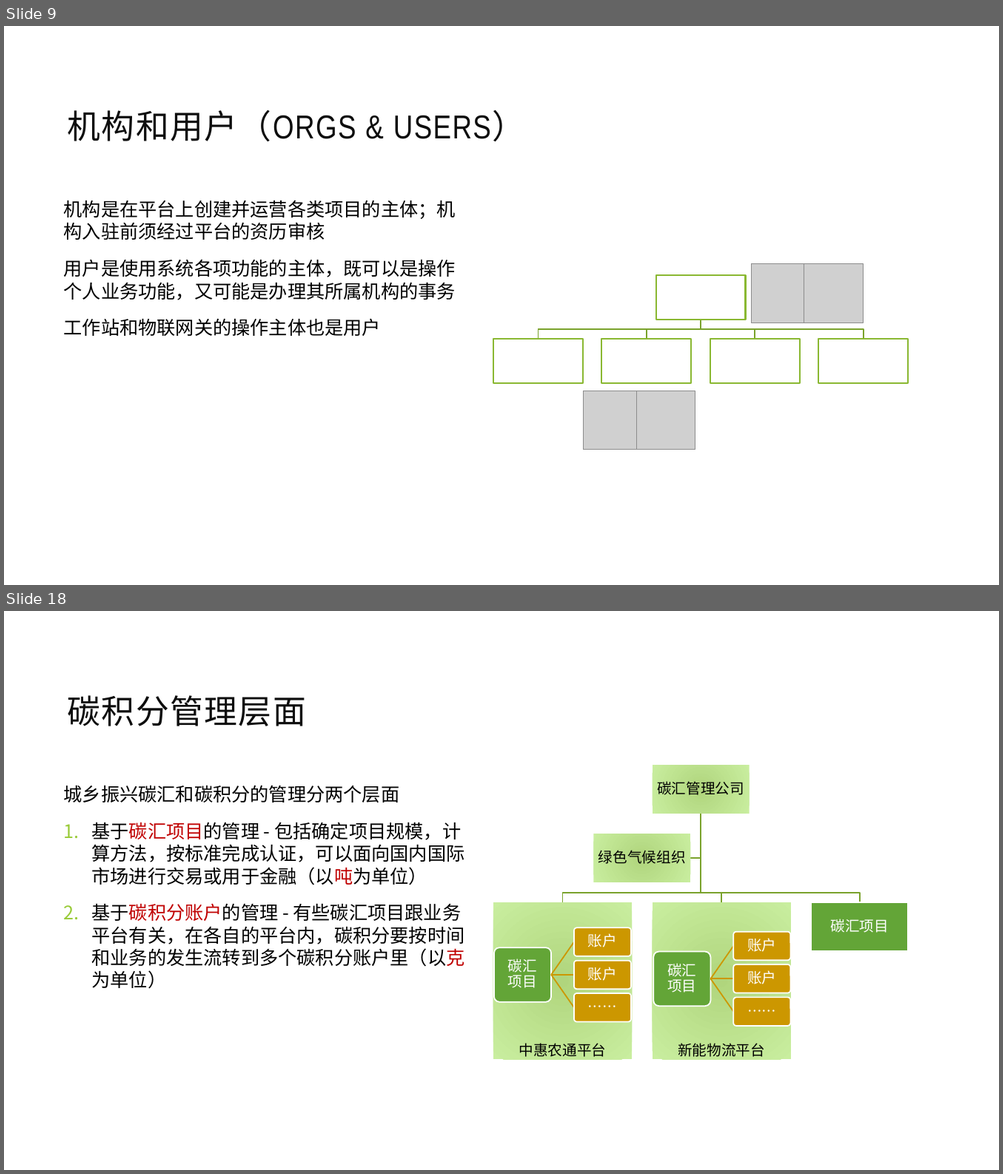
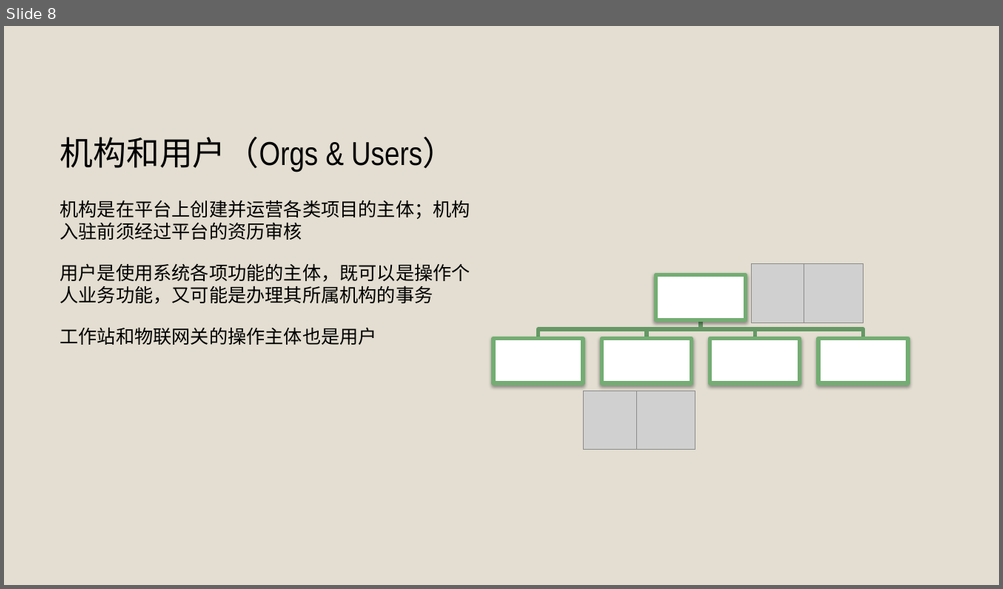
Before and after one commit to jzgi/chainfx, a slide deck: Docs/品链框架.pptx. Shown one above the other, each under a label of ours: slides 9 and 18 before the commit, slide 8 after it; the slides between them are not shown. The pictures are 1003x1174 and 1003x589 pixels, drawn with LibreOffice and Linux fonts; fonts in the diff are those of the drawing; grey boxes stand for pictures. Boxes give left, top, right and bottom in pixels: in the first picture for what was removed or moved away, otherwise in the second. Text is boxed around its words. In the diff, an @@ line names an element or a change of style, - is before the commit and + after.

```diff
--- a/Docs/品链框架.pptx
+++ b/Docs/品链框架.pptx
@@ slide 18 removed at bbox=[4, 611, 999, 1170], background #FFFFFF @@
@@ title removed at bbox=[68, 695, 306, 726] @@
-碳积分管理层面
@@ text removed at bbox=[64, 785, 464, 989] @@
-城乡振兴碳汇和碳积分的管理分两个层面
-1. 基于碳汇项目的管理 - 包括确定项目规模，计算方法，按标准完成认证，可以面向国内国际市场进行交易或用于金融（以吨为单位）
-2. 基于碳积分账户的管理 - 有些碳汇项目跟业务平台有关，在各自的平台内，碳积分要按时间和业务的发生流转到多个碳积分账户里（以克为单位）
@@ group removed at bbox=[493, 766, 908, 1059]: 5 rectangles, 5 texts, 4 freeform shapes @@
-碳汇管理公司
-中惠农通平台
-新能物流平台
-碳汇项目
-绿色气候组织
@@ group removed at bbox=[494, 928, 632, 1022]: 4 rounded rectangles, 4 texts, 3 freeform shapes @@
-碳汇
-项目
-账户
-账户
-……
@@ group removed at bbox=[653, 932, 791, 1026]: 4 rounded rectangles, 4 texts, 3 freeform shapes @@
-碳汇
-项目
-账户
-账户
-……
@@ what was slide 9 is now slide 8 @@
@@ slide 8 changed as well @@
@@ background #FFFFFF to #E3DED1 @@
@@ title "机构和用户（Orgs & Users）" at bbox=[60, 137, 455, 173]: vertical alignment middle to bottom @@
@@ title at bbox=[60, 137, 455, 173]: text changed; text colour #0D0D0D to #000000 @@
-机构和用户（ORGS & USERS）
+机构和用户（Orgs & Users）
@@ text "机构是在平台上创建并运营各类项目的主体；机构入驻前须经过平台的资历审核" at bbox=[60, 200, 470, 345]: more space between paragraphs @@
@@ outline #7BA32D 1.25 pt to #669966 3.78 pt in 4 elements at bbox=[701, 320, 864, 338], bbox=[701, 320, 755, 338], bbox=[646, 320, 701, 338], bbox=[538, 320, 701, 338] @@
@@ outline #8BB833 1.5 pt to #73AD73 3.82 pt; shadow on in 5 elements at bbox=[656, 275, 745, 320], bbox=[493, 338, 583, 383], bbox=[602, 338, 691, 383], bbox=[710, 338, 800, 383], bbox=[819, 338, 908, 383] @@
```
Also in this commit, not shown: 4 other slides changed, 3 slides added, 15 other slides removed, 1 other file.
